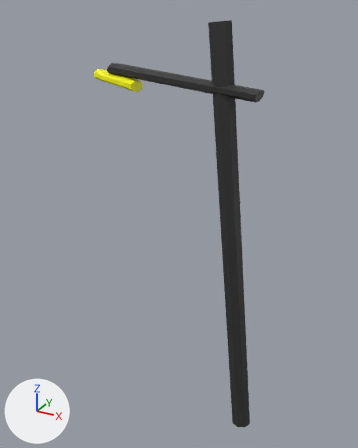
Two versions of the FBX model Assets/Models/streetlamp1.fbx, one commit apart.
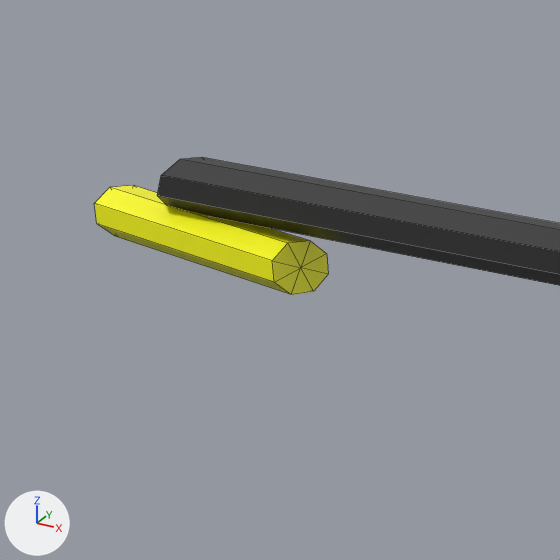
Old and new are each drawn whole from a camera (50 mm lens) standing at (2.316, -1.971, 3.071) and looking at (-0.139, 2.492, 0.839) and again close up on the part from 21% to 54% of the width and 7% to 33% of the height. Arrows for +X, +Y and +Z are at lower left; the lights stay in place. The close-ups show mesh edges as thin lines. Where no turn or scale is listed for an object, it has been applied to the vertices.

The scene before the commit, as lines of its bpy script (objects in view):
```python
me_mesh_001 = bpy.data.meshes.new('Mesh.001')
me_mesh_001.from_pydata(...)  # 18 vertices, 24 faces; spans x -0.269..0.269, y -0.136..0.136, z -0.095..0.095
me_mesh_001.materials.append(mat_lambert4)  # yellow #ffff00
me_mesh_002 = bpy.data.meshes.new('Mesh.002')
me_mesh_002.from_pydata(...)  # 18 vertices, 24 faces; spans x -0.84..0.84, y -0.12..0.12, z -0.13..0.13
me_mesh_002.materials.append(mat_lambert3)  # black #303030
ob_pcylinder10 = bpy.data.objects.new('pCylinder10', me_mesh_002)
ob_pcylinder10.location = (-0.082, 2.428, 2.398)
ob_pcylinder11 = bpy.data.objects.new('pCylinder11', me_mesh_001)
ob_pcylinder11.location = (-0.831, 2.428, 2.362)
```
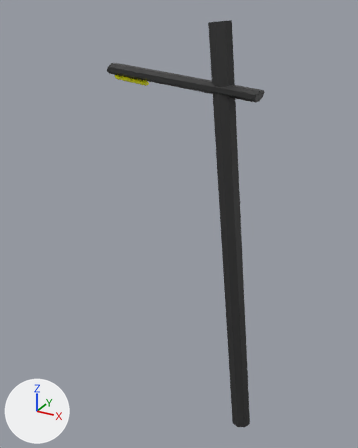
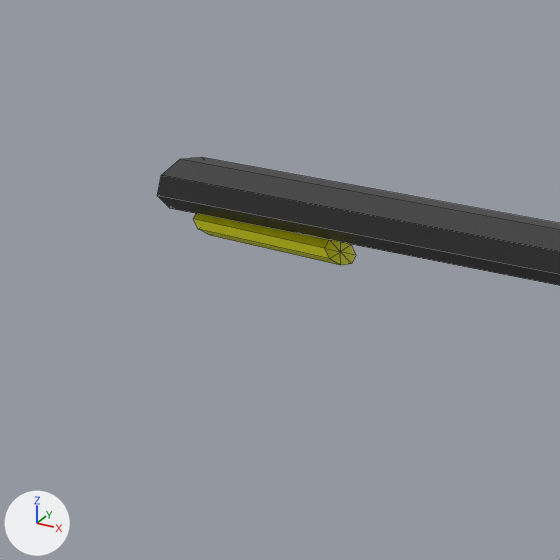
Where the newer file only moved an object's origin or applied its transform, the numbers keep the older frame.

What changed in the scene script:
```text
Change me_mesh_001:
    used by ob_pcylinder11; location = (-0.831, 2.428, 2.362)
    remove me_mesh_001.from_pydata(...)  # 18 vertices, 24 faces; spans x -0.269..0.269, y -0.136..0.136, z -0.095..0.095
    add me_mesh_001.from_pydata(...)  # 18 vertices, 24 faces; spans x -0.031..0.342, y -0.037..0.08, z -0.036..0.058
    me_mesh_001 part 1: 18 of 18 vertices moved; they spanned x -0.269..0.269, y -0.136..0.136, z -0.095..0.095 and now span x -0.031..0.342, y -0.037..0.08, z -0.036..0.058; mean shift (0.155, 0.022, 0.011); largest move (-0.263, 0.0, -0.012) -> (-0.004, 0.005, 0.006)
```

What differs and where, as boxes (x1, y1, x2, y2) in the close-ups (560 x 560 px):
'pCylinder11', reshaped
    before: (95, 185, 328, 295)
    after: (194, 214, 356, 265)
